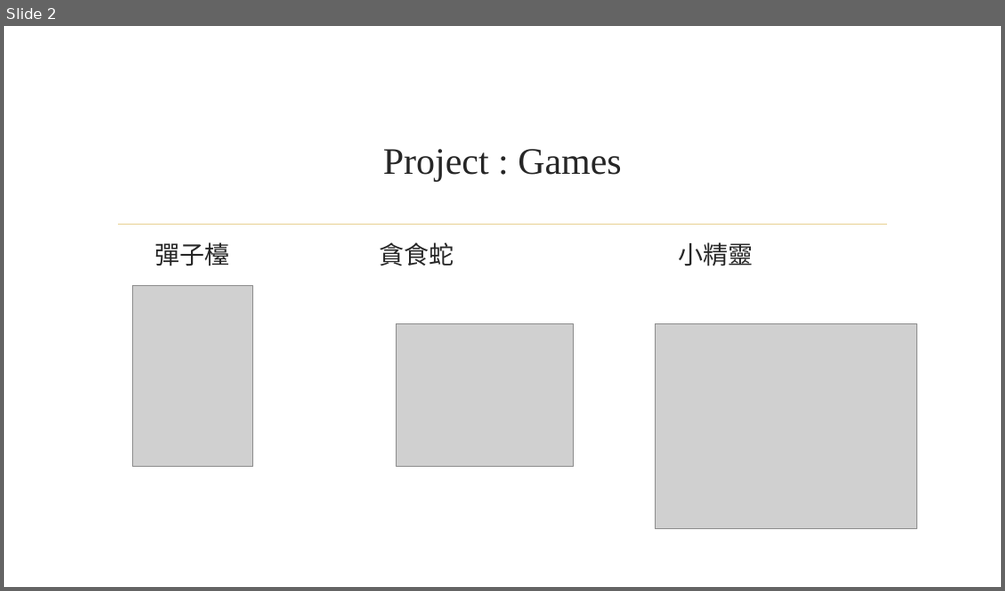
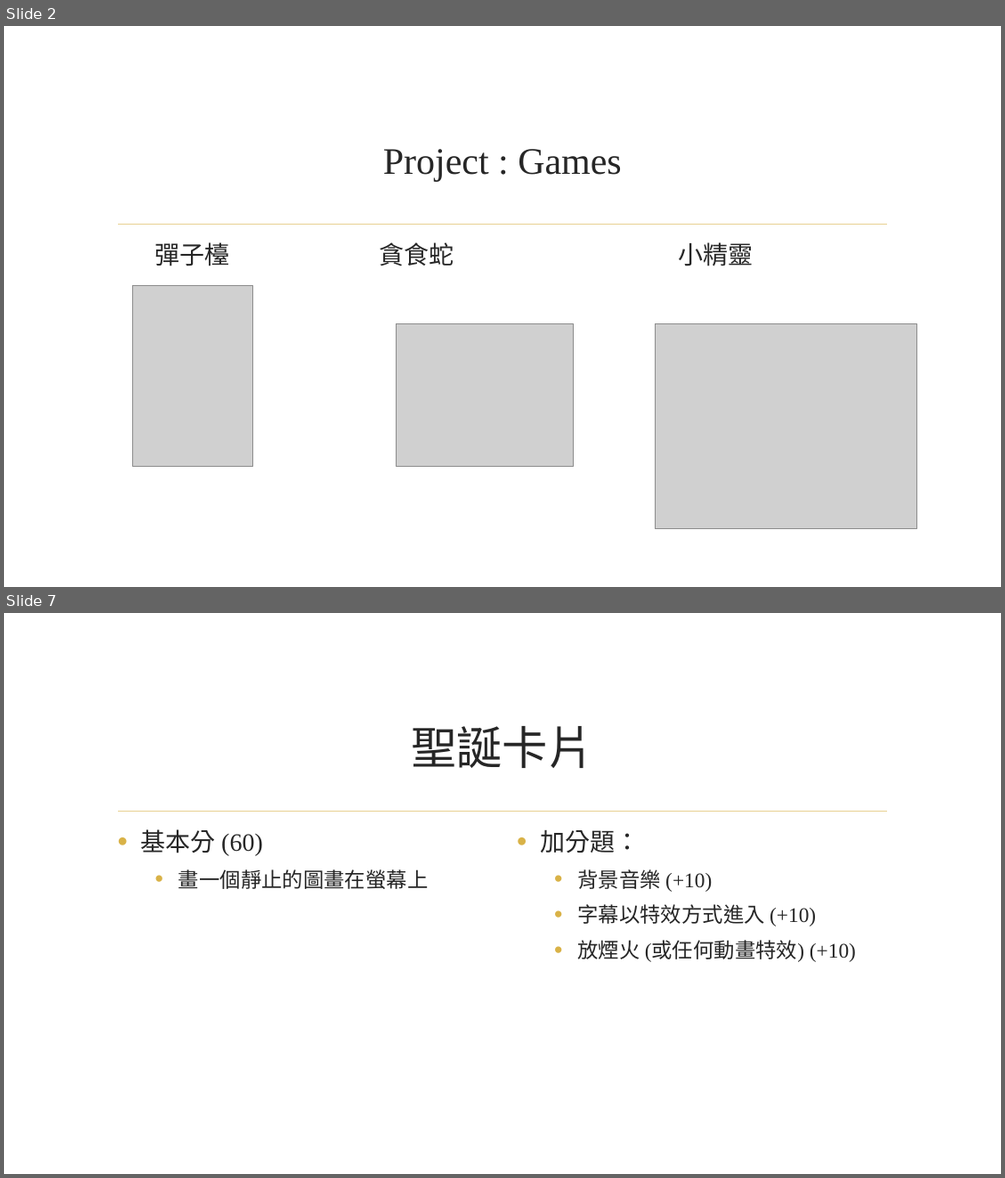
Before and after one commit to CGUSystemCourses/Micro_Lab-2017, a slide deck: Labs/Final/Final-Project.pptx. Shown one above the other, each under a label of ours: slide 2 before the commit, slides 2 and 7 after it; the slides between them are not shown. The pictures are 1005x591 and 1005x1178 pixels, drawn with LibreOffice and Linux fonts; fonts in the diff are those of the drawing; grey boxes stand for pictures; background and template pictures are left out. Boxes give left, top, right and bottom in pixels: in the first picture for what was removed or moved away, otherwise in the second. Text is boxed around its words. In the diff, an @@ line names an element or a change of style, - is before the commit and + after.

```diff
--- a/Labs/Final/Final-Project.pptx
+++ b/Labs/Final/Final-Project.pptx
@@ slide 7 added at box(4, 613, 1001, 1174), background picture (left out); not listed: 1 template element that a slide beside it also shows @@
@@ title added at box(411, 726, 593, 768), 44 pt, text #262626 @@
+聖誕卡片
@@ text added at box(141, 829, 428, 889), 20 pt, text #262626 @@
+• 基本分 (60)
+  • 畫一個靜止的圖畫在螢幕上
@@ text added at box(540, 830, 856, 962), 20 pt, text #262626 @@
+• 加分題：
+  • 背景音樂 (+10)
+  • 字幕以特效方式進入 (+10)
+  • 放煙火 (或任何動畫特效) (+10)
```
Also in this commit, not shown: 3 slides changed, 2 other slides added.
